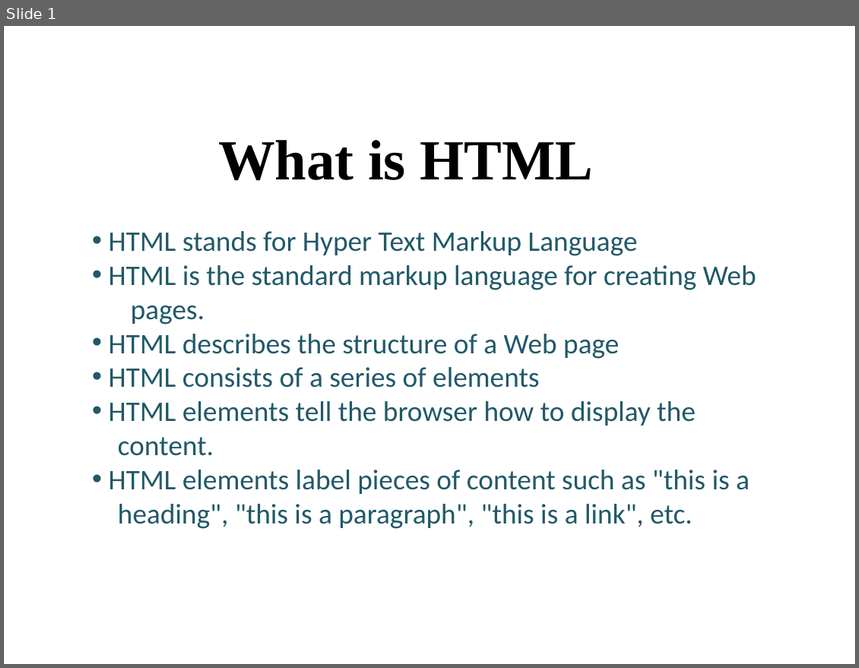
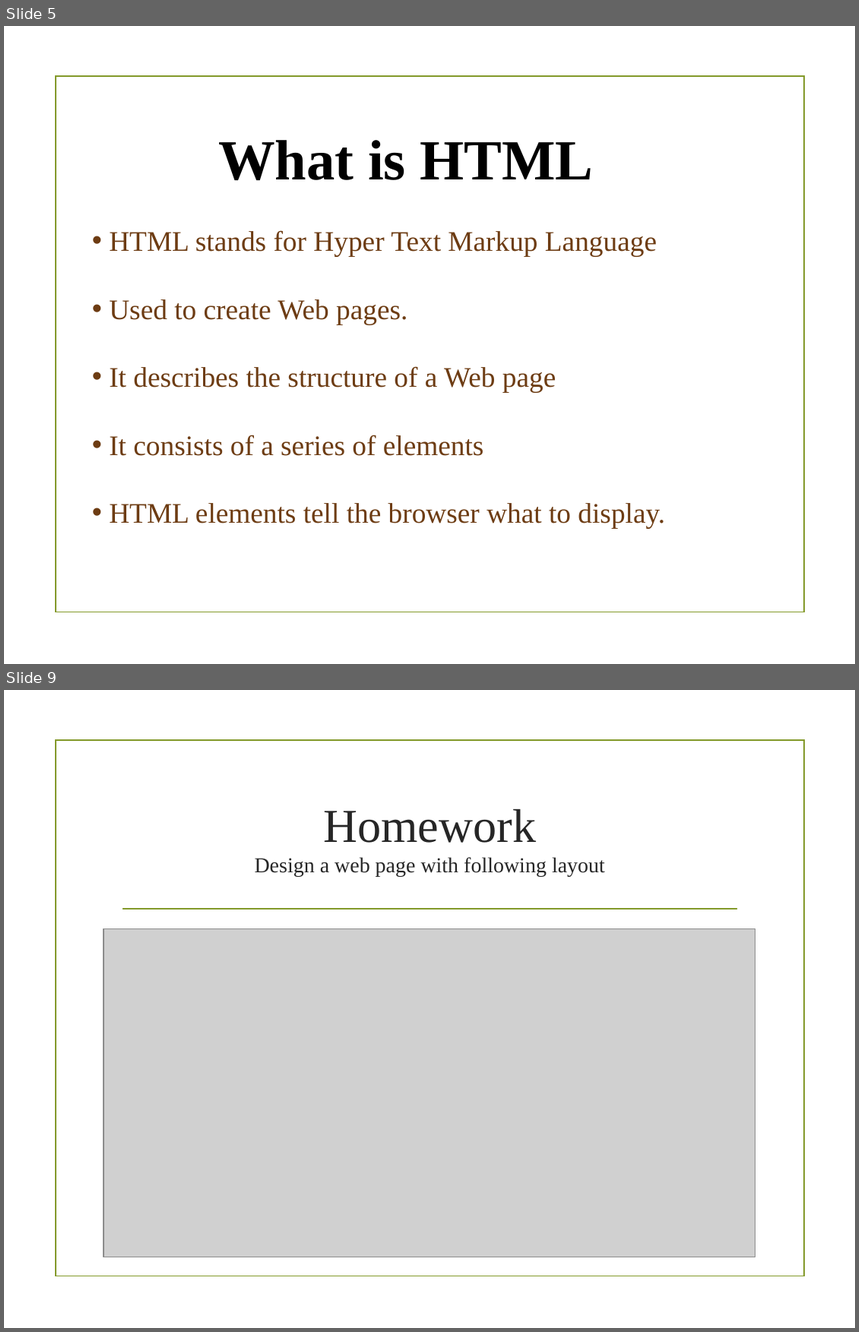
Before and after one commit to tf153/Connect-Bud, a slide deck: PPT/Web Dev/class 1.pptx. Shown one above the other, each under a label of ours: slide 1 before the commit, slides 5 and 9 after it; the slides between them are not shown. The pictures are 859x668 and 859x1332 pixels, drawn with LibreOffice and Linux fonts; fonts in the diff are those of the drawing; grey boxes stand for pictures; background and template pictures are left out. Boxes give left, top, right and bottom in pixels: in the first picture for what was removed or moved away, otherwise in the second. Text is boxed around its words. In the diff, an @@ line names an element or a change of style, - is before the commit and + after.

```diff
--- a/PPT/Web Dev/class 1.pptx
+++ b/PPT/Web Dev/class 1.pptx
@@ slide 9 added at [4,690,855,1328], background picture (left out); not listed: 1 template element that a slide beside it also shows @@
@@ title added at [255,809,605,877], 18 pt, text #262626 @@
+Homework
+Design a web page with following layout
@@ line added from (123, 910) to (737, 910), #83992A 1.25 pt @@
@@ picture added at [104,929,756,1258] @@
@@ what was slide 1 is now slide 5 @@
@@ slide 5 changed as well @@
@@ rectangle added at [56,76,804,613], outline #83992A 1.25 pt @@
@@ text at [109,230,657,256]: font Calibri to Times New Roman, text colour #215968 to #6D3C13 in "HTML stands for Hyper Text Markup Language" @@
@@ text at [109,300,665,529]: text changed; font Calibri to Times New Roman; text colour #215968 to #6D3C13 @@
-• HTML is the standard markup language for creating Web
-pages.
-• HTML describes the structure of a Web page
-• HTML consists of a series of elements
-• HTML elements tell the browser how to display the
-content.
-• HTML elements label pieces of content such as "this is a
-heading", "this is a paragraph", "this is a link", etc.
+• Used to create Web pages.
+• It describes the structure of a Web page
+• It consists of a series of elements
+• HTML elements tell the browser what to display.
```
Also in this commit, not shown: 1 other slide changed, 7 other slides added, 2 slides removed, 22 other files.
